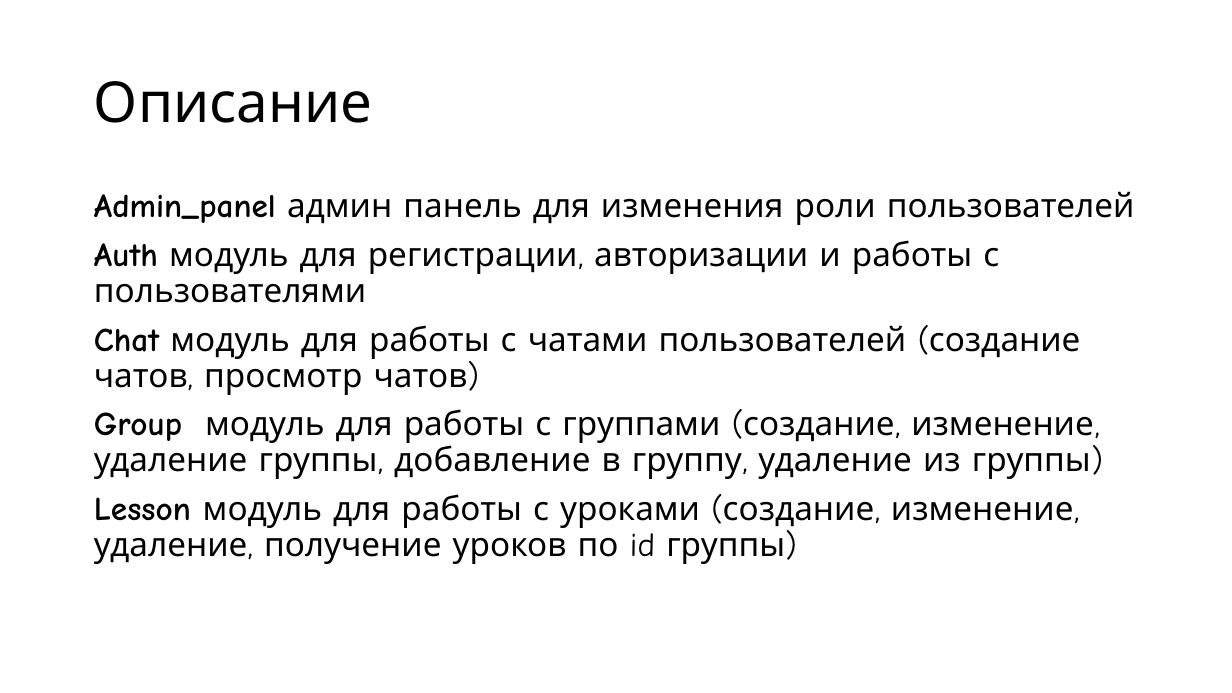
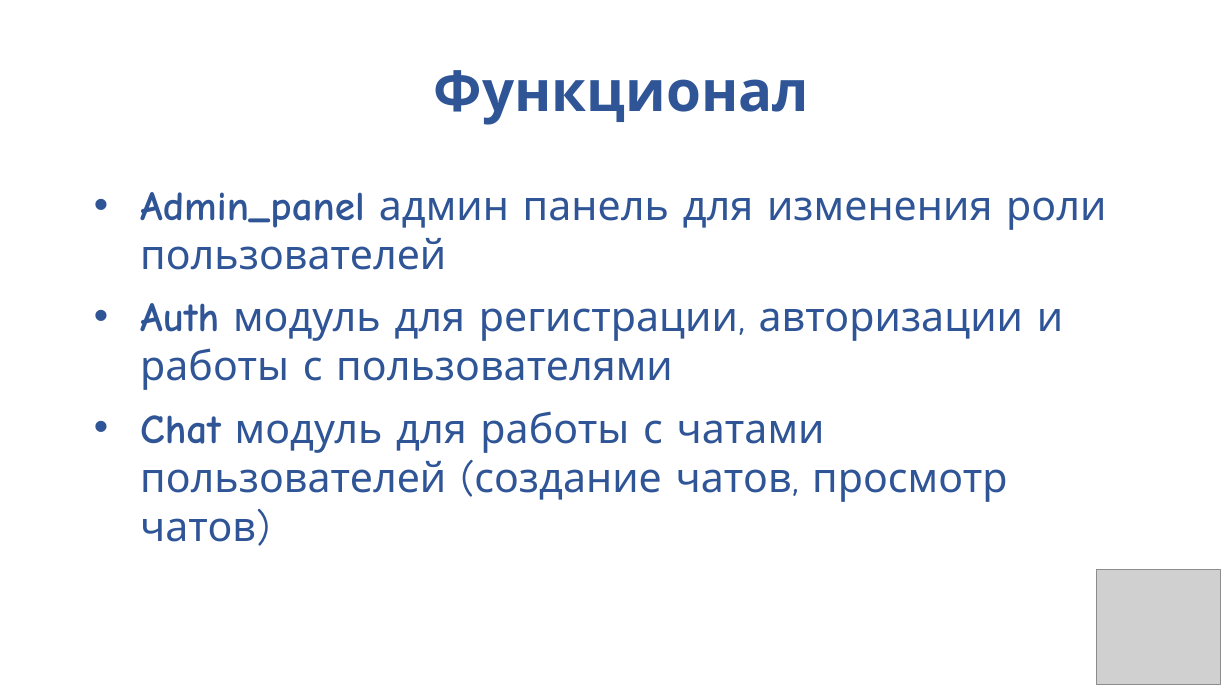
Before and after one commit to RobikRobi/School-diary, a slide deck: slide 14 of presentation/Презентация.pptx (slide 4 before the commit). Drawn at 1232x693 pixels with LibreOffice and Linux fonts; fonts in the diff are those of the drawing; grey boxes stand for pictures. Boxes give left, top, right and bottom in pixels: in the first picture for what was removed or moved away, otherwise in the second. Text is boxed around its words. In the diff, an @@ line names an element or a change of style, - is before the commit and + after.

Commit message:
add presentation

```diff
--- a/presentation/Презентация.pptx
+++ b/presentation/Презентация.pptx
@@ title at [434, 70, 809, 125]: text changed; text colour #000000 to #2F5597; bold on @@
-Описание
+Функционал
@@ text "Admin_panel админ панель для изменения ...": place and size @@
-text "Admin_panel админ панель для изменения ..." at [94, 191, 1135, 564]
+text "Admin_panel админ панель для изменения ..." at [140, 192, 1106, 542]
@@ text "Admin_panel админ панель для изменения ..." at [140, 192, 1106, 542]: size 25.9 to 32 pt, text colour #000000 to #2F5597; bullet none to •; line spacing 0.9 to 1 @@
@@ text at [94, 409, 1094, 564]: paragraphs removed @@
-Group модуль для работы с группами (создание, изменение, удаление группы, добавление в группу, удаление из группы)
-Lesson модуль для работы с уроками (создание, изменение, удаление, получение уроков по id группы)
@@ picture added at [1097, 570, 1221, 685] @@
```
Also in this commit, not shown: 10 other slides changed, 13 slides added.
